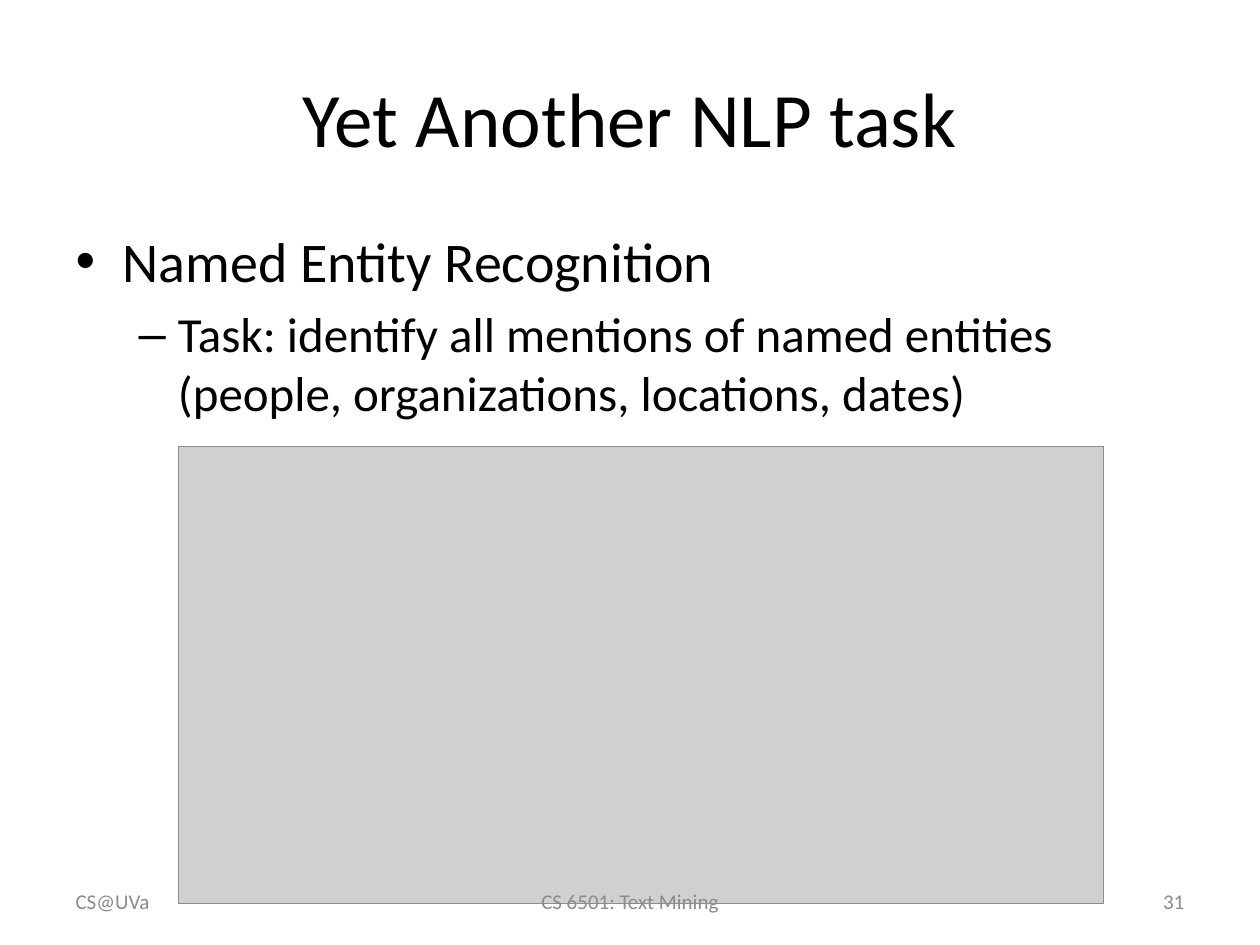
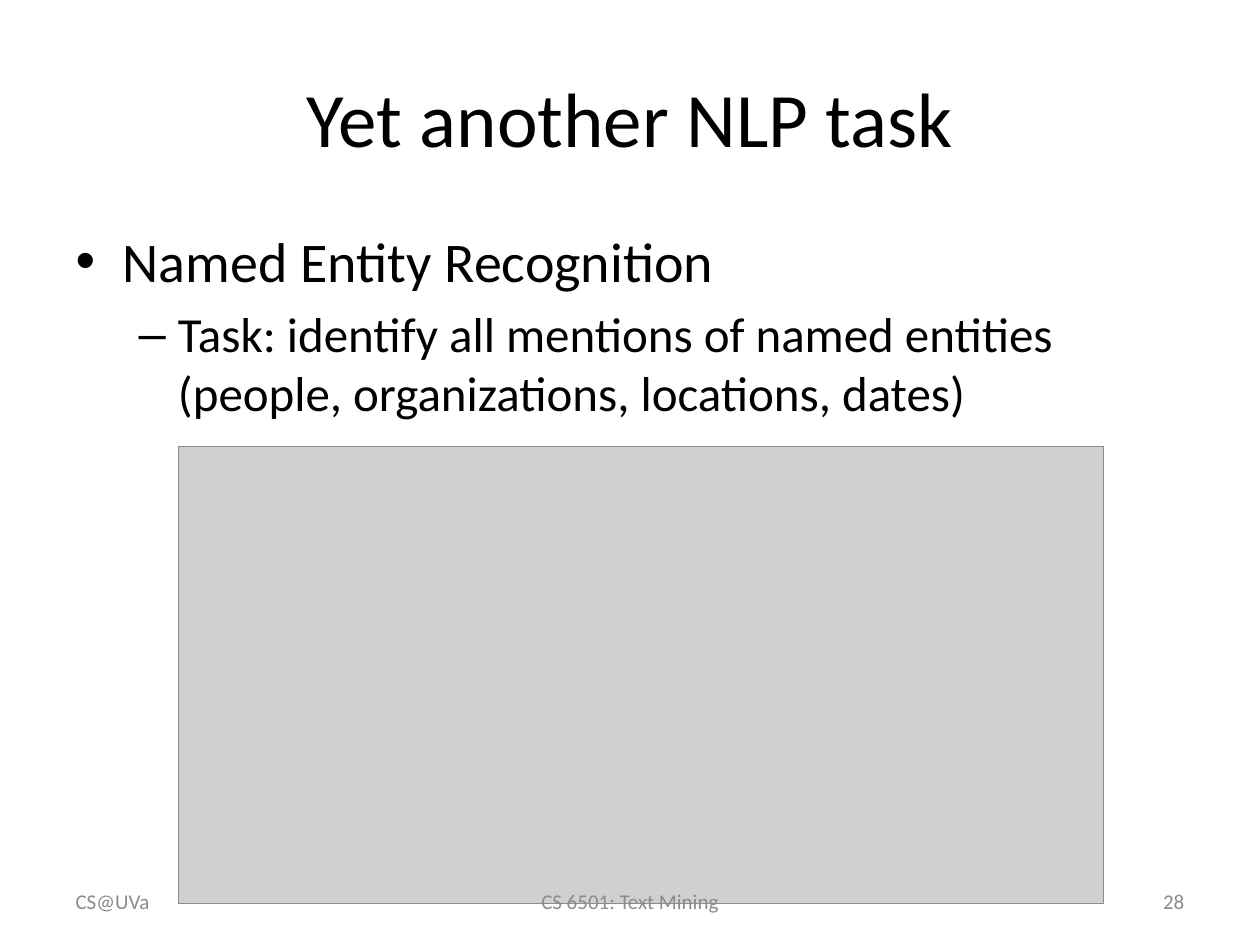
Before and after one commit to wang296/CS6501-Text-Mining, a slide deck: slide 28 of docs/POSTagging-SequenceLabeling.pptx (slide 31 before the commit). Drawn at 1260x945 pixels with LibreOffice and Linux fonts; fonts in the diff are those of the drawing; grey boxes stand for pictures. Boxes give left, top, right and bottom in pixels: in the first picture for what was removed or moved away, otherwise in the second. Text is boxed around its words. In the diff, an @@ line names an element or a change of style, - is before the commit and + after.

```diff
--- a/docs/POSTagging-SequenceLabeling.pptx
+++ b/docs/POSTagging-SequenceLabeling.pptx
@@ title at box(307, 93, 952, 148): text changed @@
-Yet Another NLP task
+Yet another NLP task
@@ page number at box(1163, 895, 1184, 909): text changed @@
-31
+28
```
Also in this commit, not shown: 7 other slides changed, 6 slides removed, 3 other files.
